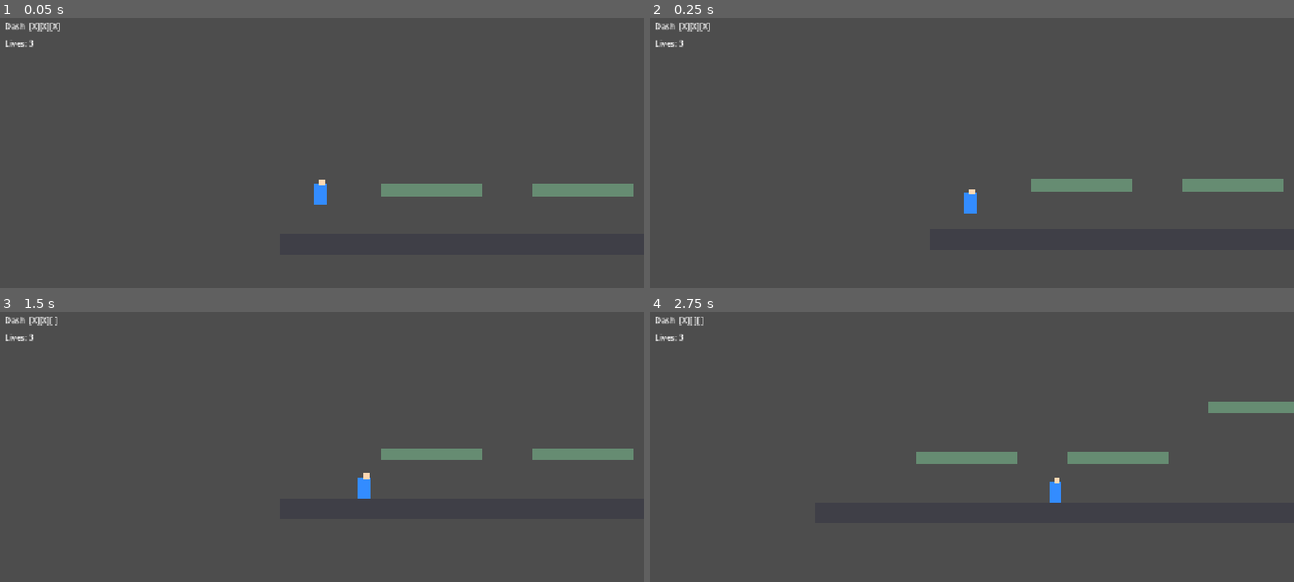
Above: before the commit, frames 1-4 (two rows, left to right).
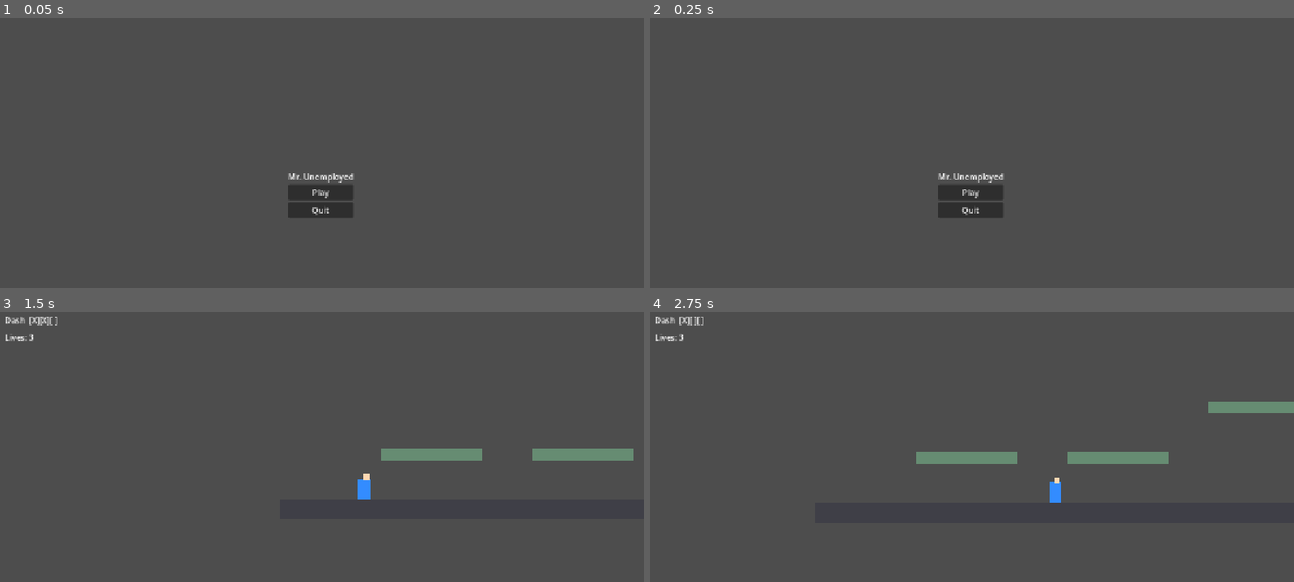
Above: after the commit, the same moments.

Repository: kaiofour/Mr.-Unemployed
Game: Godot game, scene res://scenes/main_menu.tscn
The game is run twice, just before and just after one commit, with the same random seed, the same clock (stepped at 60 frames per second) and the same inputs. Before the commit the project starts from res://scenes/Level_01.tscn.
Inputs (mouse positions are in pixels of both pictures, inside the frame that each line leads up to):
- Up to frame 1 (0.05 s): no input
- Up to frame 2 (0.25 s): no input
- Up to frame 3 (1.5 s): click (322, 487) at 0.5 s, where only the run after the commit has a clickable "Play"; hold D (move_right) from 1.28 s (still down); tap Shift (dash) at 1.35 s
- Up to frame 4 (2.75 s): keep holding D (move_right); tap Space (jump) at 1.52, 2.27 s; tap Shift (dash) at 2.1 s

The runs differ from the first frame. In frame 1, 3.1% of the frame differs, in the area x 0-99%, y 1-74%; in frame 2, 3.0%; in frame 3, 0.1%; in frame 4, nothing differs.

Commit message:
main_menu

Diff:
--- a/project.godot
+++ b/project.godot
@@ -15,7 +15,7 @@
 [application]
 
 config/name="Mr. Unemployed"
-run/main_scene="res://scenes/Level_01.tscn"
+run/main_scene="uid://c1njwnj6qqvms"
 config/features=PackedStringArray("4.6", "Forward Plus")
 config/icon="res://icon.svg"
 config/run/main_scene="res://scenes/Level_01.tscn"
--- /dev/null
+++ b/scenes/main_menu.tscn
@@ -0,0 +1,39 @@
+[gd_scene format=3 uid="uid://c1njwnj6qqvms"]
+
+[ext_resource type="Script" uid="uid://ryxwdrek5luq" path="res://scripts/main_menu.gd" id="1_l6cm7"]
+
+[node name="MainMenu" type="Control" unique_id=7036447]
+layout_mode = 3
+anchors_preset = 0
+offset_right = 1280.0
+offset_bottom = 720.0
+script = ExtResource("1_l6cm7")
+
+[node name="VBoxContainer" type="VBoxContainer" parent="." unique_id=1714733537]
+layout_mode = 1
+anchors_preset = 8
+anchor_left = 0.5
+anchor_top = 0.5
+anchor_right = 0.5
+anchor_bottom = 0.5
+offset_left = -33.0
+offset_top = -45.5
+offset_right = 33.0
+offset_bottom = 45.5
+grow_horizontal = 2
+grow_vertical = 2
+
+[node name="TitleLabel" type="Label" parent="VBoxContainer" unique_id=323836252]
+layout_mode = 2
+text = "Mr. Unemployed"
+
+[node name="PlayButton" type="Button" parent="VBoxContainer" unique_id=1064528889]
+layout_mode = 2
+text = "Play"
+
+[node name="QuitButton" type="Button" parent="VBoxContainer" unique_id=330836278]
+layout_mode = 2
+text = "Quit"
+
+[connection signal="pressed" from="VBoxContainer/PlayButton" to="." method="_on_play_button_pressed"]
+[connection signal="pressed" from="VBoxContainer/QuitButton" to="." method="_on_quit_button_pressed"]
--- /dev/null
+++ b/scripts/main_menu.gd
@@ -0,0 +1,11 @@
+extends Control
+
+# This function runs when the Play button is clicked.
+func _on_play_button_pressed():
+	# Loads your main game level. Change "level_1.tscn" to your actual game scene's filename.
+	get_tree().change_scene_to_file("res://scenes/Level_01.tscn")
+
+# This function runs when the Quit button is clicked.
+func _on_quit_button_pressed():
+	# Closes the game application.
+	get_tree().quit()
Not shown, added: scripts/main_menu.gd.uid
